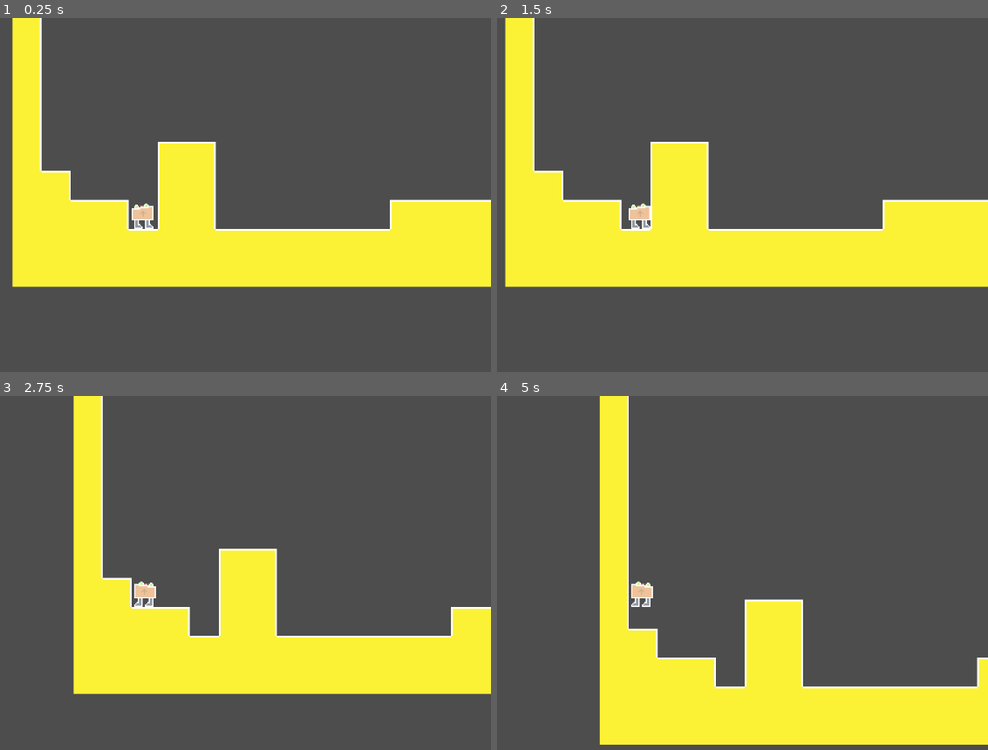
Above: before the commit, frames 1-4 (two rows, left to right).
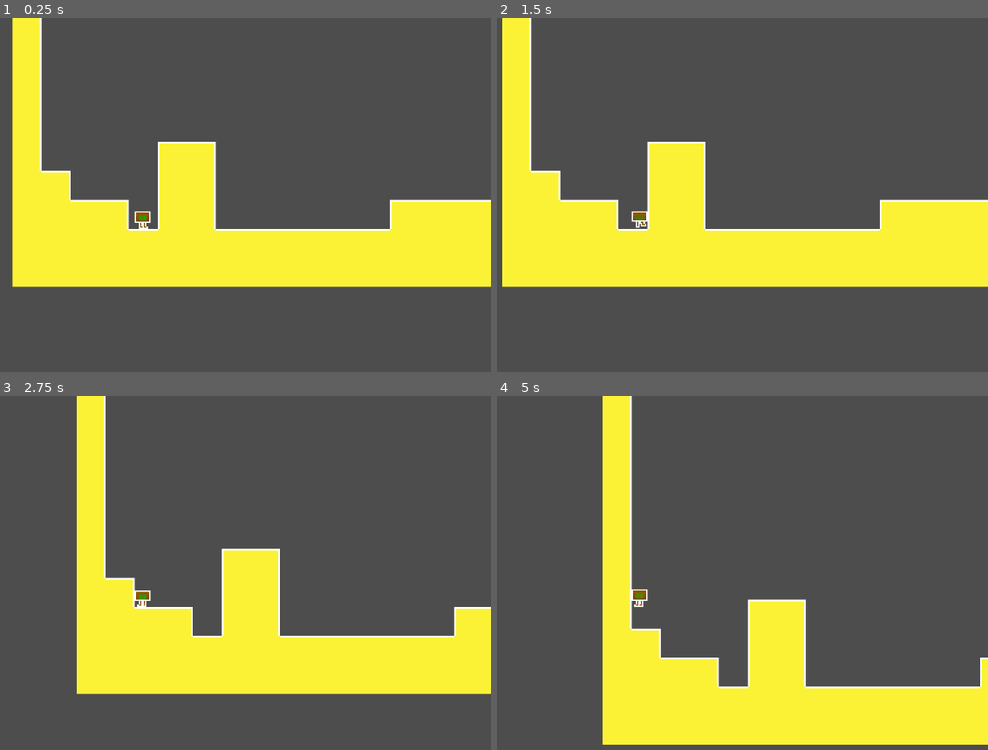
Above: after the commit, the same moments.

Repository: ShardHero/Main
Game: Godot game, scene res://scenes/level1.tscn
The game is run twice, just before and just after one commit, with the same random seed, the same clock (stepped at 60 frames per second) and the same inputs.
Inputs:
- Up to frame 1 (0.25 s): no input
- Up to frame 2 (1.5 s): tap Enter (ui_accept) at 0.5, 0.77 s; hold Right (ui_right) from 0.53 s (still down)
- Up to frame 3 (2.75 s): tap Enter (ui_accept) at 1.52 s; release Right (ui_right) at 2.03 s; hold Left (ui_left) from 2.03 s (still down)
- Up to frame 4 (5 s): tap Enter (ui_accept) at 2.75, 3.02, 3.77, 4.52 s; release Left (ui_left) at 2.78 s; hold Right (ui_right) 2.78-4.28 s; hold Left (ui_left) from 4.28 s (still down)

The runs differ from the first frame. In frame 1, 0.3% of the frame differs, in the area x 26-32%, y 52-60%; in frame 2, 2.0%; in frame 3, 2.2%; in frame 4, 2.5%, in the area x 20-99%, y 0-99%.

Commit message:
added idle/run/jup/down init anims and code logic

Diff:
--- a/scenes/level1.tscn
+++ b/scenes/level1.tscn
@@ -1,8 +1,11 @@
-[gd_scene load_steps=10 format=3 uid="uid://cfu6qp58epi4y"]
+[gd_scene load_steps=38 format=3 uid="uid://cfu6qp58epi4y"]
 
 [ext_resource type="Texture2D" uid="uid://be6smq1lv47ux" path="res://assets/art/placeholder_tilemap.png" id="1_unyct"]
-[ext_resource type="Texture2D" uid="uid://cfvsksafbly8o" path="res://assets/art/concept_char_sprite.png" id="2_ip1dh"]
 [ext_resource type="Script" path="res://scenes/main character.gd" id="2_pjt5x"]
+[ext_resource type="Texture2D" uid="uid://dqsn4vwpdu435" path="res://assets/art/shardhero_main_char_idle.png" id="3_87m3t"]
+[ext_resource type="Texture2D" uid="uid://b5pghtfc6no1i" path="res://assets/art/shardhero_main_char_jdown.png" id="4_xoyvt"]
+[ext_resource type="Texture2D" uid="uid://cytu5huns6sin" path="res://assets/art/shardhero_main_char_jup.png" id="5_0052f"]
+[ext_resource type="Texture2D" uid="uid://cydc46hbo5dmt" path="res://assets/art/shardhero_main_char_run.png" id="6_vy60c"]
 
 [sub_resource type="PhysicsMaterial" id="PhysicsMaterial_nax6r"]
 
@@ -66,23 +69,213 @@
 physics_layer_0/physics_material = SubResource("PhysicsMaterial_nax6r")
 sources/0 = SubResource("TileSetAtlasSource_sgx8e")
 
-[sub_resource type="AtlasTexture" id="AtlasTexture_f35kr"]
-atlas = ExtResource("2_ip1dh")
+[sub_resource type="AtlasTexture" id="AtlasTexture_mhfbt"]
+atlas = ExtResource("3_87m3t")
 region = Rect2(0, 0, 32, 32)
+
+[sub_resource type="AtlasTexture" id="AtlasTexture_stsuu"]
+atlas = ExtResource("3_87m3t")
+region = Rect2(0, 32, 32, 32)
+
+[sub_resource type="AtlasTexture" id="AtlasTexture_mf7f4"]
+atlas = ExtResource("3_87m3t")
+region = Rect2(0, 64, 32, 32)
+
+[sub_resource type="AtlasTexture" id="AtlasTexture_5dawk"]
+atlas = ExtResource("3_87m3t")
+region = Rect2(0, 96, 32, 32)
+
+[sub_resource type="AtlasTexture" id="AtlasTexture_relwi"]
+atlas = ExtResource("3_87m3t")
+region = Rect2(0, 128, 32, 32)
+
+[sub_resource type="AtlasTexture" id="AtlasTexture_rm7og"]
+atlas = ExtResource("3_87m3t")
+region = Rect2(0, 160, 32, 32)
+
+[sub_resource type="AtlasTexture" id="AtlasTexture_agoui"]
+atlas = ExtResource("3_87m3t")
+region = Rect2(0, 192, 32, 32)
+
+[sub_resource type="AtlasTexture" id="AtlasTexture_q48xr"]
+atlas = ExtResource("3_87m3t")
+region = Rect2(0, 224, 32, 32)
+
+[sub_resource type="AtlasTexture" id="AtlasTexture_t1upj"]
+atlas = ExtResource("4_xoyvt")
+region = Rect2(0, 0, 32, 32)
+
+[sub_resource type="AtlasTexture" id="AtlasTexture_ta2kd"]
+atlas = ExtResource("4_xoyvt")
+region = Rect2(0, 32, 32, 32)
+
+[sub_resource type="AtlasTexture" id="AtlasTexture_i78b8"]
+atlas = ExtResource("4_xoyvt")
+region = Rect2(0, 64, 32, 32)
+
+[sub_resource type="AtlasTexture" id="AtlasTexture_84iqo"]
+atlas = ExtResource("5_0052f")
+region = Rect2(0, 0, 32, 32)
+
+[sub_resource type="AtlasTexture" id="AtlasTexture_dy8k7"]
+atlas = ExtResource("5_0052f")
+region = Rect2(0, 32, 32, 32)
+
+[sub_resource type="AtlasTexture" id="AtlasTexture_vj12b"]
+atlas = ExtResource("6_vy60c")
+region = Rect2(0, 0, 32, 32)
+
+[sub_resource type="AtlasTexture" id="AtlasTexture_eay7s"]
+atlas = ExtResource("6_vy60c")
+region = Rect2(0, 32, 32, 32)
+
+[sub_resource type="AtlasTexture" id="AtlasTexture_vxi8i"]
+atlas = ExtResource("6_vy60c")
+region = Rect2(0, 64, 32, 32)
+
+[sub_resource type="AtlasTexture" id="AtlasTexture_ti5jo"]
+atlas = ExtResource("6_vy60c")
+region = Rect2(0, 96, 32, 32)
+
+[sub_resource type="AtlasTexture" id="AtlasTexture_k4dmc"]
+atlas = ExtResource("6_vy60c")
+region = Rect2(0, 128, 32, 32)
+
+[sub_resource type="AtlasTexture" id="AtlasTexture_ybjwa"]
+atlas = ExtResource("6_vy60c")
+region = Rect2(0, 160, 32, 32)
+
+[sub_resource type="AtlasTexture" id="AtlasTexture_t2fum"]
+atlas = ExtResource("6_vy60c")
+region = Rect2(0, 192, 32, 32)
+
+[sub_resource type="AtlasTexture" id="AtlasTexture_1dka1"]
+atlas = ExtResource("6_vy60c")
+region = Rect2(0, 224, 32, 32)
+
+[sub_resource type="AtlasTexture" id="AtlasTexture_6lton"]
+atlas = ExtResource("6_vy60c")
+region = Rect2(0, 256, 32, 32)
+
+[sub_resource type="AtlasTexture" id="AtlasTexture_t53ei"]
+atlas = ExtResource("6_vy60c")
+region = Rect2(0, 288, 32, 32)
+
+[sub_resource type="AtlasTexture" id="AtlasTexture_6ufg6"]
+atlas = ExtResource("6_vy60c")
+region = Rect2(0, 320, 32, 32)
+
+[sub_resource type="AtlasTexture" id="AtlasTexture_422mr"]
+atlas = ExtResource("6_vy60c")
+region = Rect2(0, 352, 32, 32)
+
+[sub_resource type="AtlasTexture" id="AtlasTexture_gbkyh"]
+atlas = ExtResource("6_vy60c")
+region = Rect2(0, 384, 32, 32)
 
 [sub_resource type="SpriteFrames" id="SpriteFrames_hdbct"]
 animations = [{
 "frames": [{
 "duration": 1.0,
-"texture": SubResource("AtlasTexture_f35kr")
+"texture": SubResource("AtlasTexture_mhfbt")
+}, {
+"duration": 1.0,
+"texture": SubResource("AtlasTexture_stsuu")
+}, {
+"duration": 1.0,
+"texture": SubResource("AtlasTexture_mf7f4")
+}, {
+"duration": 1.0,
+"texture": SubResource("AtlasTexture_5dawk")
+}, {
+"duration": 1.0,
+"texture": SubResource("AtlasTexture_relwi")
+}, {
+"duration": 1.0,
+"texture": SubResource("AtlasTexture_rm7og")
+}, {
+"duration": 1.0,
+"texture": SubResource("AtlasTexture_agoui")
+}, {
+"duration": 1.0,
+"texture": SubResource("AtlasTexture_q48xr")
 }],
 "loop": true,
-"name": &"default",
+"name": &"idle",
+"speed": 8.0
+}, {
+"frames": [{
+"duration": 1.0,
+"texture": SubResource("AtlasTexture_t1upj")
+}, {
+"duration": 1.0,
+"texture": SubResource("AtlasTexture_ta2kd")
+}, {
+"duration": 1.0,
+"texture": SubResource("AtlasTexture_i78b8")
+}],
+"loop": false,
+"name": &"j_down",
+"speed": 4.0
+}, {
+"frames": [{
+"duration": 1.0,
+"texture": SubResource("AtlasTexture_84iqo")
+}, {
+"duration": 1.0,
+"texture": SubResource("AtlasTexture_dy8k7")
+}],
+"loop": false,
+"name": &"j_up",
 "speed": 5.0
+}, {
+"frames": [{
+"duration": 1.0,
+"texture": SubResource("AtlasTexture_vj12b")
+}, {
+"duration": 1.0,
+"texture": SubResource("AtlasTexture_eay7s")
+}, {
+"duration": 1.0,
+"texture": SubResource("AtlasTexture_vxi8i")
+}, {
+"duration": 1.0,
+"texture": SubResource("AtlasTexture_ti5jo")
+}, {
+"duration": 1.0,
+"texture": SubResource("AtlasTexture_k4dmc")
+}, {
+"duration": 1.0,
+"texture": SubResource("AtlasTexture_ybjwa")
+}, {
+"duration": 1.0,
+"texture": SubResource("AtlasTexture_t2fum")
+}, {
+"duration": 1.0,
+"texture": SubResource("AtlasTexture_1dka1")
+}, {
+"duration": 1.0,
+"texture": SubResource("AtlasTexture_6lton")
+}, {
+"duration": 1.0,
+"texture": SubResource("AtlasTexture_t53ei")
+}, {
+"duration": 1.0,
+"texture": SubResource("AtlasTexture_6ufg6")
+}, {
+"duration": 1.0,
+"texture": SubResource("AtlasTexture_422mr")
+}, {
+"duration": 1.0,
+"texture": SubResource("AtlasTexture_gbkyh")
+}],
+"loop": true,
+"name": &"run",
+"speed": 10.0
 }]
 
 [sub_resource type="RectangleShape2D" id="RectangleShape2D_gntxl"]
-size = Vector2(36, 42)
+size = Vector2(26, 29)
 
 [node name="Level1" type="Node2D"]
 
@@ -98,12 +291,16 @@
 
 [node name="AnimatedSprite2D" type="AnimatedSprite2D" parent="main character"]
 texture_filter = 1
-position = Vector2(169, 552)
-scale = Vector2(2, 2)
+position = Vector2(167, 547)
+scale = Vector2(2.15625, 2.09375)
 sprite_frames = SubResource("SpriteFrames_hdbct")
+animation = &"j_down"
+autoplay = "idle"
+frame = 2
+frame_progress = 1.0
 
 [node name="CollisionShape2D" type="CollisionShape2D" parent="main character"]
-position = Vector2(167, 555)
+position = Vector2(167, 561.5)
 shape = SubResource("RectangleShape2D_gntxl")
 
 [node name="Camera2D" type="Camera2D" parent="main character"]
--- a/scenes/main character.gd
+++ b/scenes/main character.gd
@@ -13,8 +13,10 @@
 	if not is_on_floor():
 		if velocity.y >= 0:
 			velocity.y += (gravity * 1.2) * delta
+			char_sprite_2d.play("j_down")
 		else:
 			velocity.y += gravity * delta
+			char_sprite_2d.play("j_up")
 
 	# Handle jump.
 	if Input.is_action_just_pressed("ui_accept") and is_on_floor():
@@ -29,9 +31,11 @@
 		velocity.x = move_toward(velocity.x, 0, SPEED)
 
 	if velocity.x == 0:
+		char_sprite_2d.play("idle")
 		pass # here, we don't want to re-flip the sprite
 	else:
 		var isLeft = velocity.x < 0
 		char_sprite_2d.flip_h = isLeft
+		char_sprite_2d.play("run")
 
 	move_and_slide()
Binary file added: assets/art/shardhero_main_char_idle.png
Not shown, added: assets/art/shardhero_main_char_idle.png.import
Binary file added: assets/art/shardhero_main_char_jdown.png
Not shown, added: assets/art/shardhero_main_char_jdown.png.import
Binary file added: assets/art/shardhero_main_char_jup.png
Not shown, added: assets/art/shardhero_main_char_jup.png.import
Binary file added: assets/art/shardhero_main_char_run.png
Not shown, added: assets/art/shardhero_main_char_run.png.import
